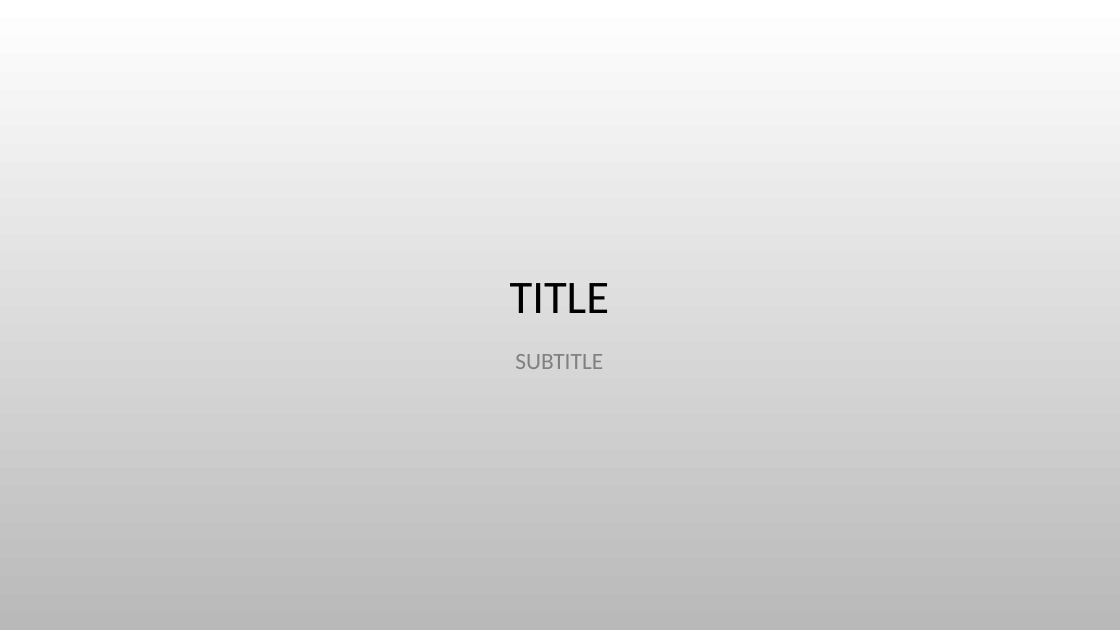
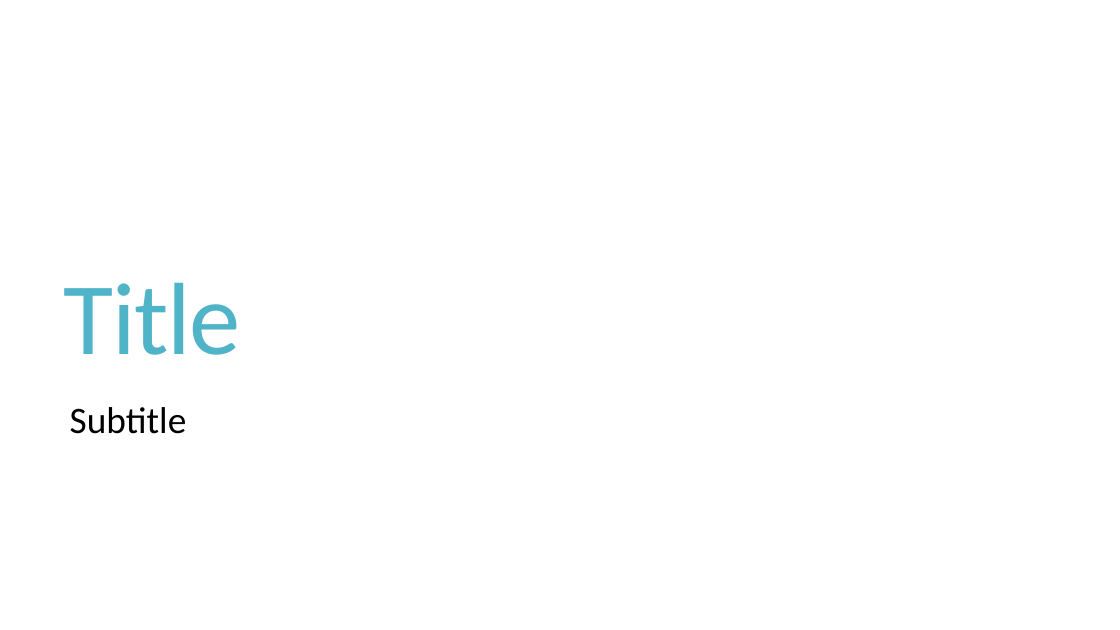
Before and after one commit to UofT-DSI/production, a slide deck: slide 4 of lessons/slide_template.pptx. Drawn at 1120x630 pixels with LibreOffice and Linux fonts; fonts in the diff are those of the drawing; background and template pictures are left out. Boxes give left, top, right and bottom in pixels: in the first picture for what was removed or moved away, otherwise in the second. Text is boxed around its words. In the diff, an @@ line names an element or a change of style, - is before the commit and + after.

```diff
--- a/lessons/slide_template.pptx
+++ b/lessons/slide_template.pptx
@@ background picture (left out) to #FFFFFF @@
@@ title at [64,282,241,355]: text changed; size 40 to 88 pt; text colour #000000 to #50B4C8 @@
-TITLE
+Title
@@ text at [70,407,187,434]: text changed; size 20 to 32 pt; text colour #808080 to #000000 @@
-SUBTITLE
+Subtitle
```
Also in this commit, not shown: 3 other slides changed.
